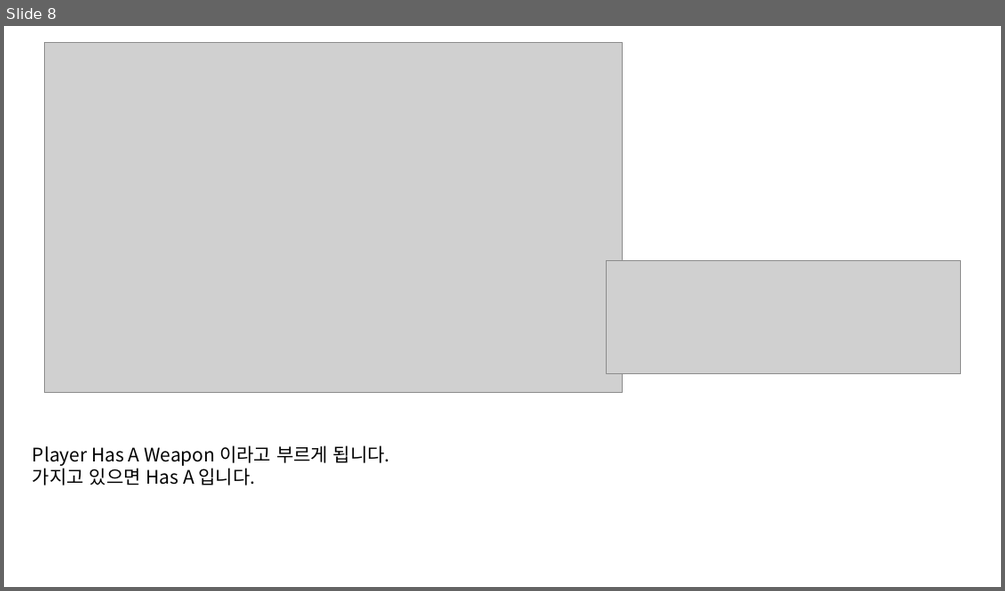
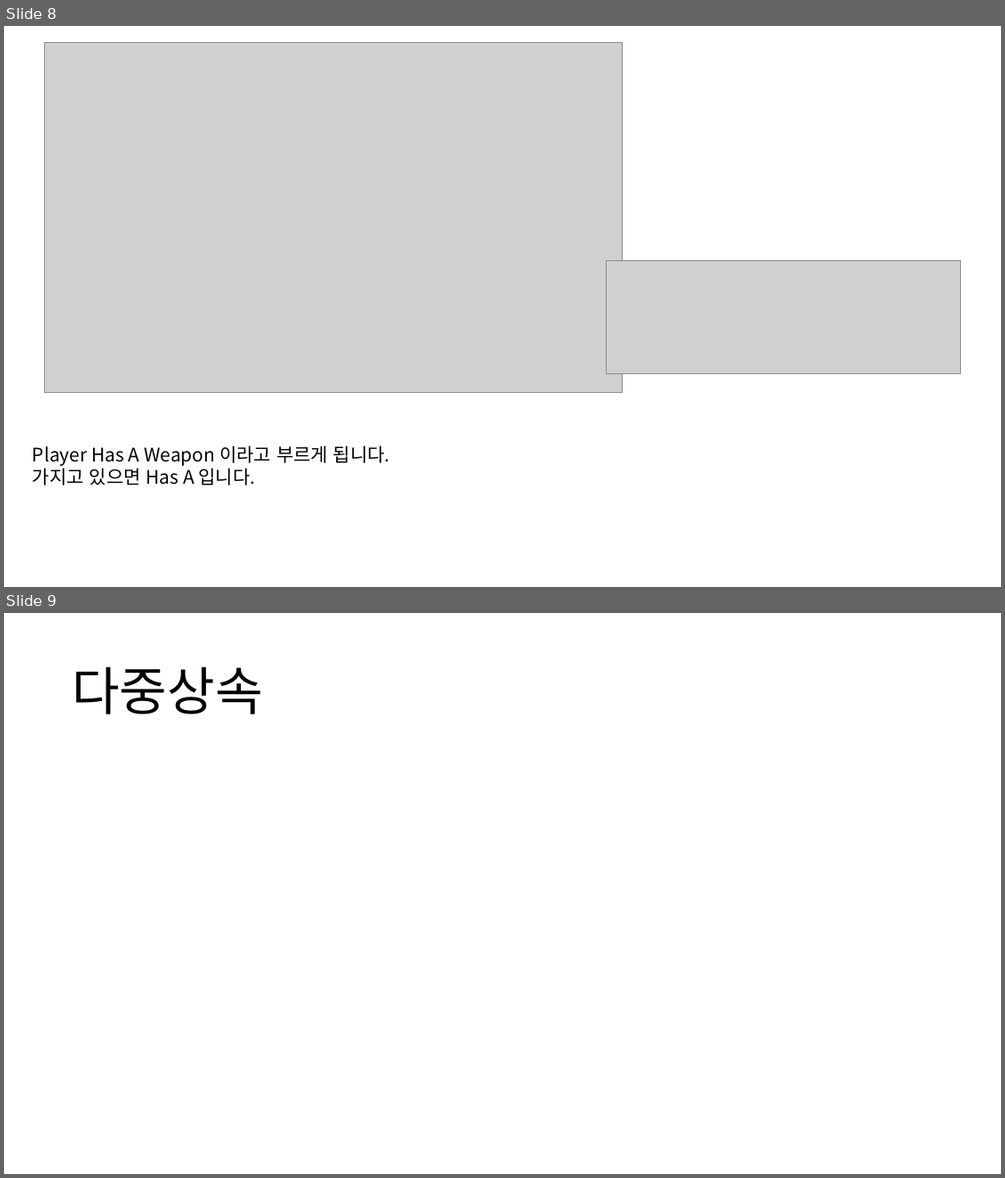
Before and after one commit to JaeSuGang/AssortRockAssignment, a slide deck: DOC/240927_상속.pptx. Shown one above the other, each under a label of ours: slide 8 before the commit, slides 8 and 9 after it. The pictures are 1005x591 and 1005x1178 pixels, drawn with LibreOffice and Linux fonts; fonts in the diff are those of the drawing; grey boxes stand for pictures. Boxes give left, top, right and bottom in pixels: in the first picture for what was removed or moved away, otherwise in the second. Text is boxed around its words. In the diff, an @@ line names an element or a change of style, - is before the commit and + after.

```diff
--- a/DOC/240927_상속.pptx
+++ b/DOC/240927_상속.pptx
@@ slide 9 added at [4,613,1001,1174], background #FFFFFF @@
@@ text added at [72,666,263,714], 50 pt, text #000000 @@
+다중상속
```
Also in this commit, not shown: 1 other slide added, 2 slides removed, 10 other files.
